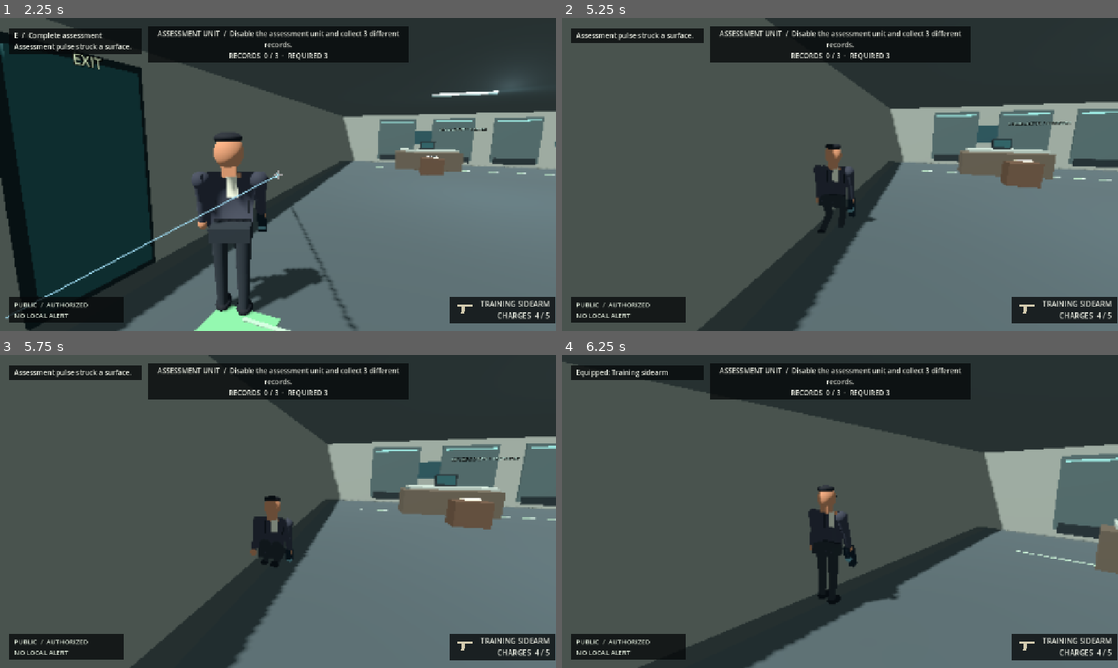
Above: before the commit, frames 1-4 (two rows, left to right).
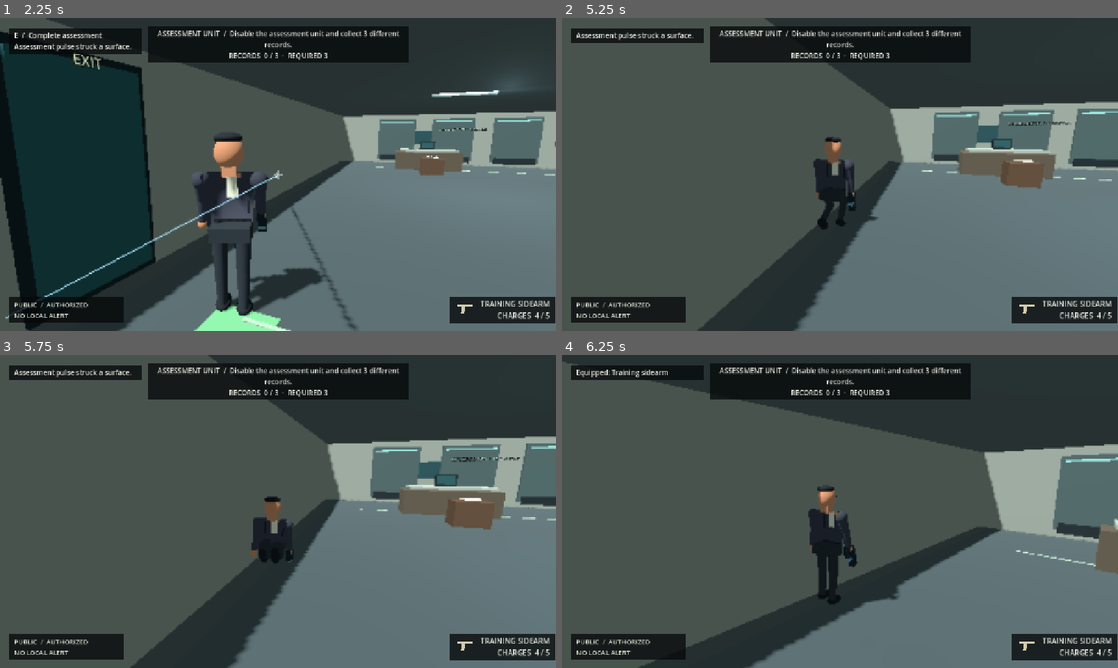
Above: after the commit, the same moments.

Repository: CoolgamerProXD/Stealty-Assasin-redesigned-computing-machine-Beta
Game: Godot game, scene res://scenes/main_menu.tscn
The game is run twice, just before and just after one commit, with the same random seed, the same clock (stepped at 60 frames per second) and the same inputs.
Inputs (mouse positions are in pixels of both pictures, inside the frame that each line leads up to):
- Up to frame 1 (2.25 s): click "CAMPAIGN / NEXT ASSIGNMENT" at 0.5 s; click "BEGIN ASSIGNMENT" at 1.25 s; move the mouse to (305, 174) at 2.02 s; hold W (move_forward) from 2.03 s (still down); hold Right mouse button (aim) from 2.03 s (still down); click (305, 174) at 2.17 s
- Up to frame 2 (5.25 s): keep holding W (move_forward); tap C (crouch) at 2.3, 2.85, 4.55 s; move the mouse to (812, 174) at 2.77 s; release Right mouse button (aim) at 2.78 s; click (812, 174) at 3.05 s; move the mouse to (851, 168) at 3.52 s; press the mouse at (851, 168) at 3.53 s; right-click (851, 168) at 3.8 s; move the mouse to (834, 180) at 4.27 s; release the mouse at (834, 180) at 4.28 s; right-click (834, 180) at 4.35 s; click (834, 180) at 4.42 s; move the mouse to (878, 177) at 5.02 s; hold C (crouch) from 5.03 s (still down)
- Up to frame 3 (5.75 s): keep holding W (move_forward); keep holding C (crouch); click (316, 514) at 5.3 s
- Up to frame 4 (6.25 s): keep holding W (move_forward); move the mouse to (795, 508) at 5.77 s; release C (crouch) at 5.78 s; tap 1 (equip_primary) at 5.85 s; click (795, 508) at 5.92 s; right-click (795, 508) at 6.05 s

Frame 1 is identical in both runs. In frame 2, 0.5% of the frame differs, in the area x 45-57%, y 38-69%; in frame 3, less than 0.1%; in frame 4, less than 0.1%.

Commit message:
Ground crouch gait and furnish restaurant tables [windows]
Co-authored-by: arena-agent <297053741+arena-agent@users.noreply.github.com>

Diff:
--- a/scripts/visuals/environment_dressing.gd
+++ b/scripts/visuals/environment_dressing.gd
@@ -172,6 +172,39 @@
 
 # West wing detail uses the same instanced box batches as the original lobby.
 # Furnishings are deliberately outside the circulation and scripted routes.
+func _dining_crockery() -> void:
+ var transforms: Array[Transform3D] = []
+ var colors: Array[Color] = []
+ for x: float in [-38.0,-31.0,-24.0,-17.0]:
+  for dx: float in [-0.8,0.8]:
+   for item: Array in [
+    [Vector3(x+dx,1.03,-10), Vector3(0.40,0.025,0.40), Color(0.93,0.90,0.82)],
+    [Vector3(x+dx+0.30,1.09,-10.30), Vector3(0.13,0.15,0.13), Color(0.88,0.85,0.77)],
+    [Vector3(x+dx+0.30,1.17,-10.30), Vector3(0.10,0.01,0.10), Color(0.25,0.17,0.12)]]:
+    transforms.append(Transform3D(Basis.IDENTITY.scaled(item[1]), item[0]))
+    colors.append(item[2])
+ var batch := MultiMesh.new()
+ batch.transform_format = MultiMesh.TRANSFORM_3D
+ batch.use_colors = true
+ var cylinder := CylinderMesh.new()
+ cylinder.height = 1.0
+ cylinder.radial_segments = 16
+ cylinder.rings = 1
+ var material := StandardMaterial3D.new()
+ material.vertex_color_use_as_albedo = true
+ material.roughness = 0.42
+ cylinder.material = material
+ batch.mesh = cylinder
+ batch.instance_count = transforms.size()
+ for i: int in range(transforms.size()):
+  batch.set_instance_transform(i, transforms[i])
+  batch.set_instance_color(i, colors[i])
+ var dishes := MultiMeshInstance3D.new()
+ dishes.name = "DiningCrockery"
+ dishes.multimesh = batch
+ dishes.cast_shadow = GeometryInstance3D.SHADOW_CASTING_SETTING_OFF
+ add_child(dishes)
+
 func _hotel_wing() -> void:
  var ivory := Color(0.76, 0.72, 0.63)
  var walnut := Color(0.25, 0.15, 0.11)
@@ -218,13 +251,14 @@
   for row: int in range(2):
    for col: int in range(3):
     _part(Vector3(x-0.45+float(col)*0.45,0.85+float(row)*0.52,17.74),Vector3(0.13,0.19,0.02),Color(0.75,0.65,0.43),true)
- # Dining place settings, table bases and distinct upholstered chair silhouettes.
+ # Dining table bases and small metal place-setting details. Round plates and
+ # cups are batched separately rather than represented by coloured squares.
  for x: float in [-38.0,-31.0,-24.0,-17.0]:
   _part(Vector3(x,0.16,-10),Vector3(1.9,0.30,0.9),walnut)
   for dx: float in [-0.8,0.8]:
-   _part(Vector3(x+dx,0.97,-10),Vector3(0.47,0.025,0.40),ivory)
-   _part(Vector3(x+dx,1.00,-10),Vector3(0.30,0.015,0.25),Color(0.94,0.90,0.80),true)
-   _part(Vector3(x+dx+0.26,1.02,-10),Vector3(0.055,0.08,0.055),bronze,true)
+   for side: float in [-1.0,1.0]:
+    _part(Vector3(x+dx+side*0.24,1.025,-10),Vector3(0.025,0.014,0.30),bronze,true)
+ _dining_crockery()
  # Framed prints and console cabinets subdivide the large room visually.
  for x: float in [-36.0,-26.0,-16.0]:
   _part(Vector3(x,1.85,-15.72),Vector3(2.25,1.4,0.08),bronze)
--- a/scripts/visuals/stylized_person.gd
+++ b/scripts/visuals/stylized_person.gd
@@ -173,17 +173,16 @@
  left_leg.position.y = lerpf(left_leg.position.y, 0.88 - 0.52 * crouch_amount + ground_adjust, blend)
  right_leg.position.y = left_leg.position.y
  var stride := swing * (1.0 - 0.45 * crouch_amount)
- left_leg.rotation.x = lerp_angle(left_leg.rotation.x, stride + 1.10 * crouch_amount, blend)
- right_leg.rotation.x = lerp_angle(right_leg.rotation.x, -stride + 1.10 * crouch_amount, blend)
- left_knee.rotation.x = lerp_angle(left_knee.rotation.x, -2.20 * crouch_amount - maxf(0.0, -swing) * 0.65, blend)
- right_knee.rotation.x = lerp_angle(right_knee.rotation.x, -2.20 * crouch_amount - maxf(0.0, swing) * 0.65, blend)
+ left_leg.rotation.x = lerp_angle(left_leg.rotation.x, stride + 1.40 * crouch_amount, blend)
+ right_leg.rotation.x = lerp_angle(right_leg.rotation.x, -stride + 1.40 * crouch_amount, blend)
+ left_knee.rotation.x = lerp_angle(left_knee.rotation.x, -2.80 * crouch_amount - maxf(0.0, -swing) * 0.65, blend)
+ right_knee.rotation.x = lerp_angle(right_knee.rotation.x, -2.80 * crouch_amount - maxf(0.0, swing) * 0.65, blend)
  # Compensate the procedural stride for the lowest shoe, without moving the
  # collision capsule. This is a small visual hip offset, not full terrain IK.
  # Both feet previously floated together at the extremes of a stride.
- var correction := 0.0
- if crouch_amount < 0.05:
-  var low_foot := minf(_shoe_bottom(left_leg, left_knee), _shoe_bottom(right_leg, right_knee))
-  correction = clampf(-low_foot, -0.20, 0.04) * clampf(gait_speed / 0.5, 0.0, 1.0)
+ var low_foot := minf(_shoe_bottom(left_leg, left_knee), _shoe_bottom(right_leg, right_knee))
+ var correction := clampf(-low_foot, -0.20, 0.20)
+ if crouch_amount < 0.05: correction *= clampf(gait_speed / 0.5, 0.0, 1.0)
  var adjustment_delta := correction - ground_adjust
  upper_body.position.y += adjustment_delta
  left_leg.position.y += adjustment_delta
--- a/tests/run_tests.gd
+++ b/tests/run_tests.gd
@@ -13,6 +13,13 @@
  else:
   failures.append(description)
   printerr("FAIL: ", description)
+
+# Measure the low point directly from the rendered shoe transform, independent
+# of the character's own procedural contact calculation.
+func shoe_bottom(shoe: MeshInstance3D) -> float:
+ var basis := shoe.global_transform.basis
+ var vertical_radius := 0.5 * sqrt(basis.x.y * basis.x.y + basis.y.y * basis.y.y + basis.z.y * basis.z.y)
+ return shoe.global_position.y - vertical_radius
 
 func run() -> void:
  var settings_service: Node = root.get_node("Campaign")
@@ -139,15 +146,28 @@
  for frame: int in range(180):
   gait_figure.animate_motion(1.0 / 60.0, 3.8)
   if frame > 30:
-   var low_foot := minf(gait_figure._shoe_bottom(gait_figure.left_leg, gait_figure.left_knee), gait_figure._shoe_bottom(gait_figure.right_leg, gait_figure.right_knee)) + gait_figure.ground_adjust
+   var low_foot := minf(shoe_bottom(gait_figure.left_knee.get_child(1) as MeshInstance3D), shoe_bottom(gait_figure.right_knee.get_child(1) as MeshInstance3D))
    maximum_float = maxf(maximum_float, low_foot)
    maximum_sink = maxf(maximum_sink, -low_foot)
  print("GAIT_DIAG: float=", maximum_float, " sink=", maximum_sink)
  check(maximum_float < 0.035 and maximum_sink < 0.035, "procedural running stride keeps a shoe near the ground plane")
+ gait_figure.crouch_amount = 1.0
+ maximum_float = 0.0
+ maximum_sink = 0.0
+ for frame: int in range(180):
+  gait_figure.animate_motion(1.0 / 60.0, 1.5)
+  if frame > 30:
+   var low_foot := minf(shoe_bottom(gait_figure.left_knee.get_child(1) as MeshInstance3D), shoe_bottom(gait_figure.right_knee.get_child(1) as MeshInstance3D))
+   maximum_float = maxf(maximum_float, low_foot)
+   maximum_sink = maxf(maximum_sink, -low_foot)
+ print("GAIT_DIAG: crouch float=", maximum_float, " sink=", maximum_sink)
+ check(maximum_float < 0.035 and maximum_sink < 0.035, "procedural crouch gait keeps a shoe near the ground plane")
  gait_figure.queue_free()
  check(str(world.call("footstep_surface", Vector3(-25,0,-2))) == "carpet" and str(world.call("footstep_surface", Vector3(-25,0,-10))) == "wood", "hotel chooses footstep surfaces from local flooring")
  var furniture := world.get_node_or_null("EnvironmentDressing/HotelFurniture")
  check(furniture != null and furniture.get_child_count() >= 20, "Meridian instantiates authored seating, lamps and plants")
+ var crockery := world.find_child("DiningCrockery", true, false) as MultiMeshInstance3D
+ check(crockery != null and crockery.multimesh.instance_count == 24, "restaurant has batched round plates and cups")
  await physics_frame
  var furniture_query := PhysicsRayQueryParameters3D.create(Vector3(-38,0.5,-7.5), Vector3(-38,0.5,-8.45))
  var furniture_hit := player.get_world_3d().direct_space_state.intersect_ray(furniture_query)
